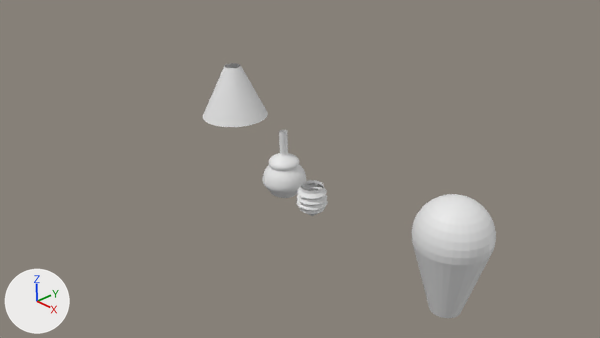
The Blender file working/subahu/Lamp/Lamp.blend, before and after one commit.
Rendered twice from the file's camera 'Camera'. The lights are fixed; the arrows at lower left show +X, +Y and +Z.

The scene before the commit, as lines of its bpy script (objects in view):
```python
me_circle_001 = bpy.data.meshes.new('Circle.001')
me_circle_001.from_pydata(...)  # 384 vertices, 352 faces; spans x -0.86..0.18, y -0.18..0.87, z 0.0..1.54
me_circle_001.polygons.foreach_set('use_smooth', [True] * 352)
me_circle_002 = bpy.data.meshes.new('Circle.002')
me_circle_002.from_pydata(...)  # 64 vertices, 32 faces; spans x -1.0..1.0, y -1.0..1.0, z 0.0..1.56
me_circle_002.polygons.foreach_set('use_smooth', [True] * 32)
me_circle_003 = bpy.data.meshes.new('Circle.003')
me_circle_003.from_pydata(...)  # 320 vertices, 288 faces; spans x -1.2..1.2, y -1.2..1.2, z -2.61..0.0
me_sphere = bpy.data.meshes.new('Sphere')
me_sphere.from_pydata(...)  # 353 vertices, 352 faces; spans x -0.58..0.58, y -0.58..0.58, z -1.29..0.58
ob_circle = bpy.data.objects.new('Circle', me_circle_001)
ob_circle.location = (0.19, -0.11, -0.12)
ob_circle.scale = (0.754, 0.754, 0.754)
_m = ob_circle.modifiers.new('Subsurf', 'SUBSURF')
_m.levels = 3
_m.render_levels = 3
ob_circle_001 = bpy.data.objects.new('Circle.001', me_circle_002)
ob_circle_001.location = (-1.61, 0.35, 0.85)
ob_circle_001.scale = (0.602, 0.602, 0.602)
_m = ob_circle_001.modifiers.new('Subsurf', 'SUBSURF')
_m.levels = 3
_m.render_levels = 3
ob_circle_002 = bpy.data.objects.new('Circle.002', me_circle_003)
ob_circle_002.location = (1.0, -0.22, 0.04)
ob_circle_002.scale = (-0.204, -0.204, -0.204)
ob_sphere = bpy.data.objects.new('Sphere', me_sphere)
ob_sphere.location = (3.18, 0.46, 0.34)
```
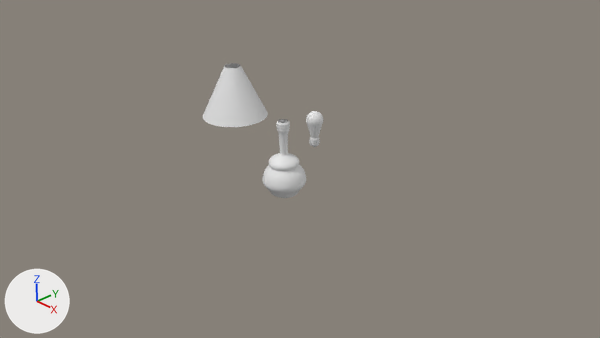
Where the change shows, as pixel boxes (x1, y1, x2, y2) in the pictures (600 x 338 px):
'Sphere', deleted
    before: (412, 194, 496, 318)
'Circle', reshaped (16% taller)
    before: (262, 130, 306, 198)
    after: (262, 119, 306, 198)
'Circle.002', deleted
    before: (297, 180, 328, 216)
'Bulb', added
    after: (306, 111, 323, 147)
part 1 of me_circle_001, added
    after: (276, 119, 290, 137)

Diff of the bpy script that builds the scene:
```diff
--- a/working/subahu/Lamp/Lamp.blend.py
+++ b/working/subahu/Lamp/Lamp.blend.py
@@ me_circle_001 @@
 # used by ob_circle; location = (0.19, -0.11, -0.12); scale = (0.754, 0.754, 0.754)
-me_circle_001.from_pydata(...)  # 384 vertices, 352 faces; spans x -0.86..0.18, y -0.18..0.87, z 0.0..1.54
+me_circle_001.from_pydata(...)  # 576 vertices, 544 faces; spans x -0.86..0.18, y -0.18..0.87, z 0.0..1.79
+# me_circle_001 part 1: 192 vertices added at x -0.5..-0.19, y 0.19..0.5, z 1.58..1.79
@@ me_circle_003_1 @@
+me_circle_003_1.from_pydata(...)  # 673 vertices, 640 faces; spans x -1.92..1.92, y -1.97..1.87, z -8.53..0.0
+me_circle_003_1.polygons.foreach_set('use_smooth', [True] * 640)
@@ ob_sphere @@
-ob_sphere = bpy.data.objects.new('Sphere', me_sphere)
-ob_sphere.location = (3.18, 0.46, 0.34)
@@ ob_circle_002 @@
-ob_circle_002 = bpy.data.objects.new('Circle.002', me_circle_003)
-ob_circle_002.location = (1.0, -0.22, 0.04)
-ob_circle_002.scale = (-0.204, -0.204, -0.204)
@@ ob_bulb @@
+ob_bulb = bpy.data.objects.new('Bulb', me_circle_003_1)
+ob_bulb.location = (0.68, 0.16, 1.0)
+ob_bulb.scale = (-0.0708, -0.0708, -0.0708)
```
